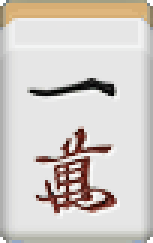
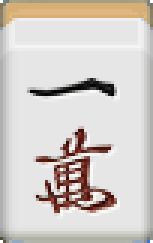
Layered file, before and after one edit (153x243). Changes by layer:
showed (unnamed layer) (9th of 44) over [0, 0, 153, 243]
showed (unnamed layer) (10th of 44) over [0, 0, 153, 243]
showed (unnamed layer) (11th of 44) over [0, 0, 153, 243]
showed (unnamed layer) (12th of 44) over [0, 0, 153, 243]
showed (unnamed layer) (13th of 44) over [0, 0, 153, 243]
showed (unnamed layer) (14th of 44) over [0, 0, 153, 243]
showed (unnamed layer) (15th of 44) over [0, 0, 153, 243]
showed (unnamed layer) (16th of 44) over [0, 0, 153, 243]
showed (unnamed layer) (17th of 44) over [0, 0, 153, 243]
showed (unnamed layer) (18th of 44) over [0, 0, 153, 243]
showed (unnamed layer) (19th of 44) over [0, 0, 153, 243]
showed (unnamed layer) (20th of 44) over [0, 0, 153, 243]
showed (unnamed layer) (21st of 44) over [0, 0, 153, 243]
showed (unnamed layer) (22nd of 44) over [0, 0, 153, 243]
showed (unnamed layer) (23rd of 44) over [0, 0, 153, 243]
showed (unnamed layer) (24th of 44) over [0, 0, 153, 243]
showed (unnamed layer) (25th of 44) over [0, 0, 153, 243]
showed (unnamed layer) (26th of 44) over [0, 0, 153, 243]
showed (unnamed layer) (27th of 44) over [0, 0, 153, 243]
showed (unnamed layer) (28th of 44) over [0, 0, 153, 243]
showed (unnamed layer) (29th of 44) over [0, 0, 153, 243]
showed (unnamed layer) (30th of 44) over [0, 0, 153, 243]
showed (unnamed layer) (31st of 44) over [0, 0, 153, 243]
showed (unnamed layer) (32nd of 44) over [0, 0, 153, 243]
…and 12 more changes (12 visibility)
